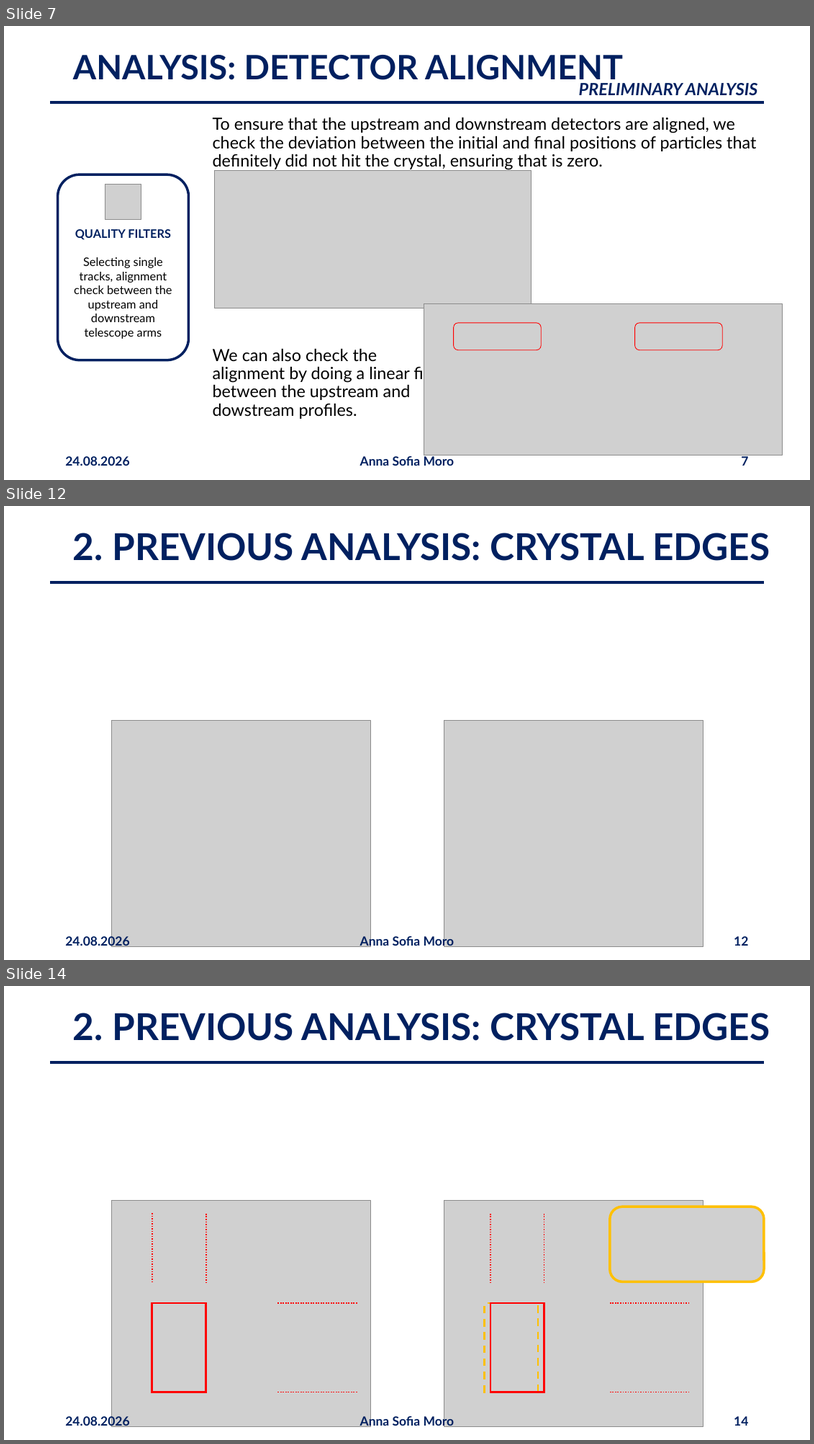
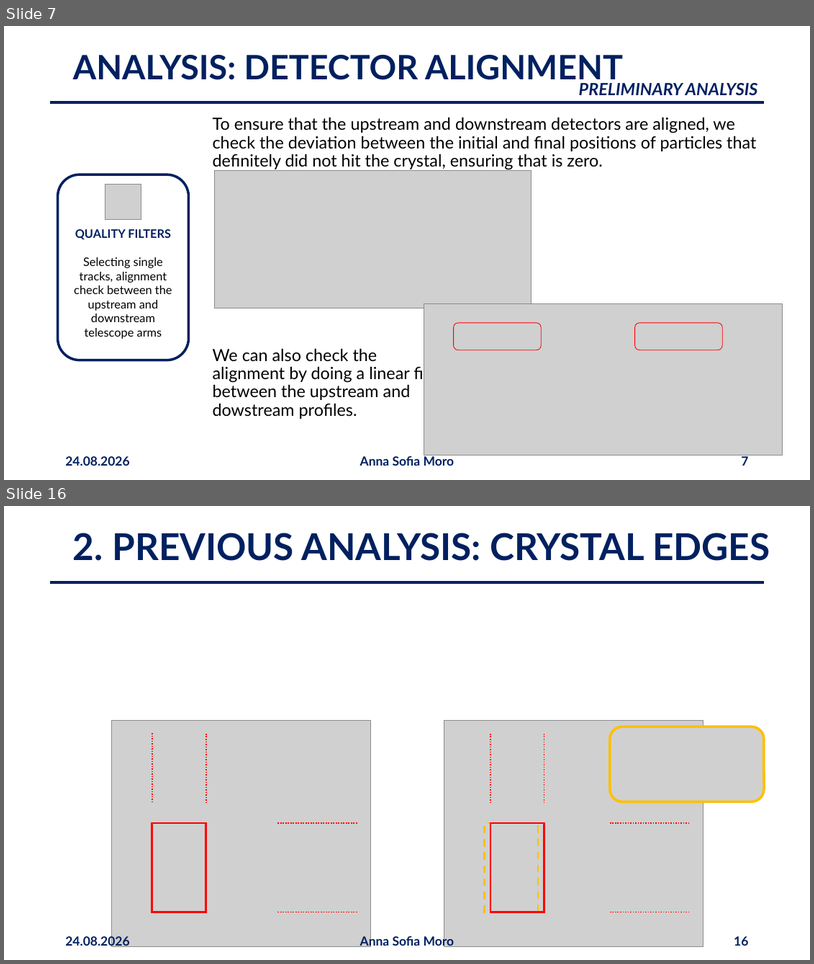
Before and after one commit to annaasofia/tesi, a slide deck: slides/presentazione2408.pptx. Shown one above the other, each under a label of ours: slides 7, 12 and 14 before the commit, slides 7 and 16 after it; the slides between them are not shown. The pictures are 814x1444 and 814x964 pixels, drawn with LibreOffice and Linux fonts; fonts in the diff are those of the drawing; grey boxes stand for pictures. Boxes give left, top, right and bottom in pixels: in the first picture for what was removed or moved away, otherwise in the second. Text is boxed around its words. In the diff, an @@ line names an element or a change of style, - is before the commit and + after.

```diff
--- a/slides/presentazione2408.pptx
+++ b/slides/presentazione2408.pptx
@@ slide 12 removed at box(4, 506, 810, 960), background #FFFFFF @@
@@ title removed at box(73, 533, 770, 561) @@
-2. PREVIOUS ANALYSIS: CRYSTAL EDGES
@@ line removed from (50, 582) to (764, 582) @@
@@ picture removed at box(111, 721, 370, 947) @@
@@ picture removed at box(444, 721, 703, 947) @@
@@ text removed at box(65, 934, 129, 947) @@
-24.08.2026
@@ text removed at box(360, 934, 455, 948) @@
-Anna Sofia Moro
@@ page number removed at box(734, 936, 748, 945) @@
-12
@@ what was slide 14 is now slide 16 @@
@@ page number at box(734, 936, 748, 945): text changed @@
-14
+16
```
Also in this commit, not shown: 16 slides changed, 1 slide added, 7 other slides removed.
